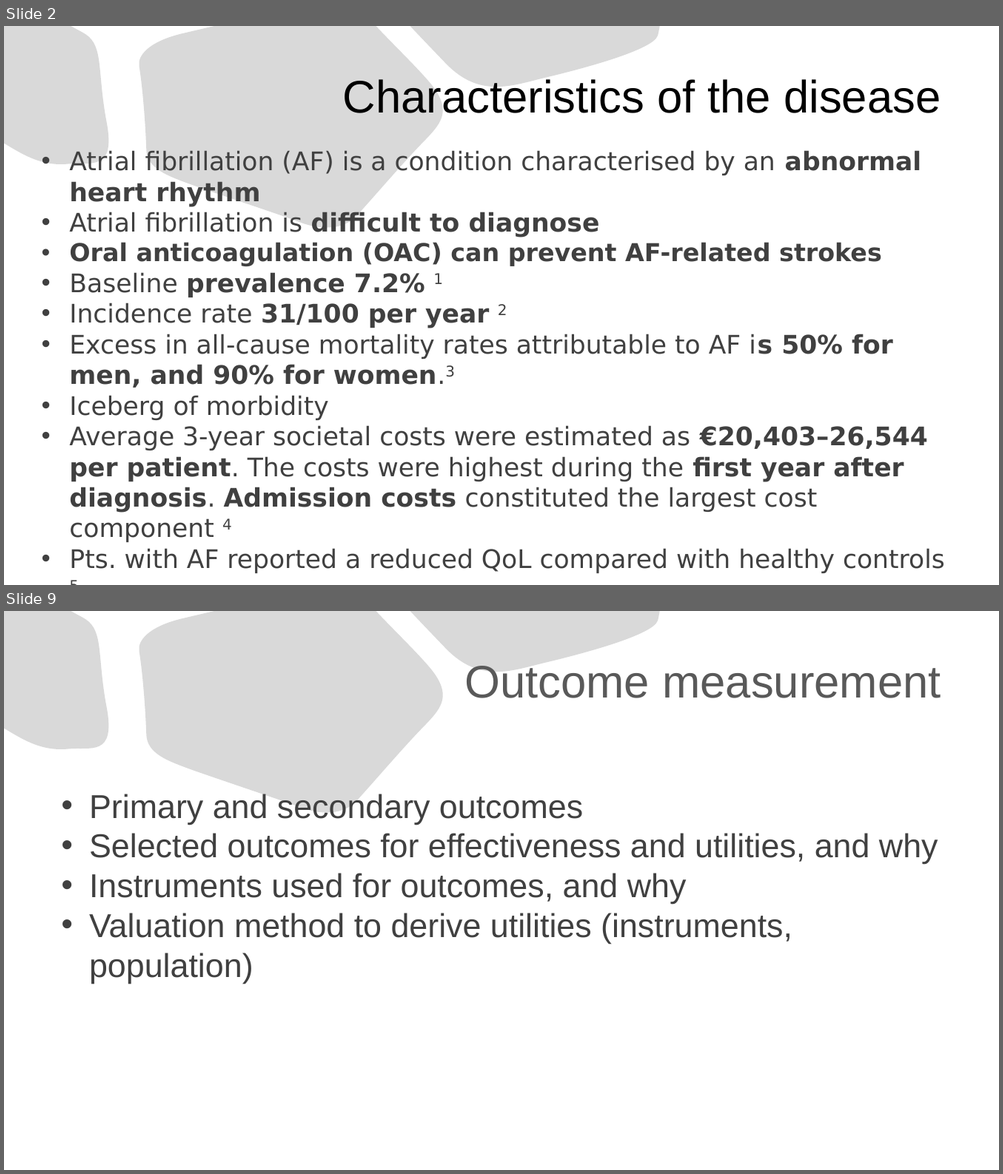
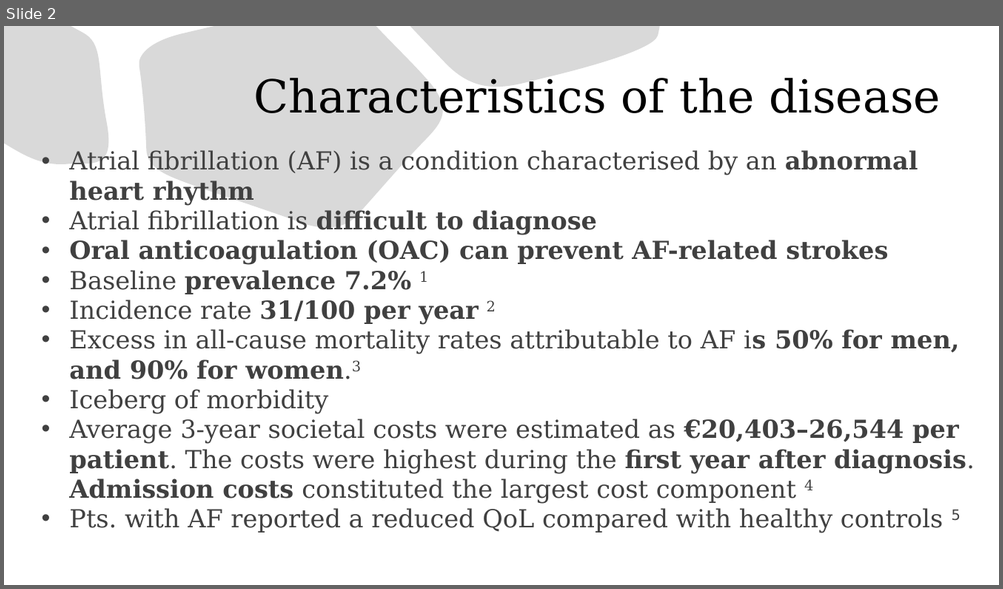
Before and after one commit to kostadinoff/SMU_seminar_in_economic-_evaluation_in_Healthcare, a slide deck: group_assigment/group_assigment.pptx. Shown one above the other, each under a label of ours: slides 2 and 9 before the commit, slide 2 after it; the slides between them are not shown. The pictures are 1003x1174 and 1003x589 pixels, drawn with LibreOffice and Linux fonts; fonts in the diff are those of the drawing. Boxes give left, top, right and bottom in pixels: in the first picture for what was removed or moved away, otherwise in the second. Text is boxed around its words. In the diff, an @@ line names an element or a change of style, - is before the commit and + after.

```diff
--- a/group_assigment/group_assigment.pptx
+++ b/group_assigment/group_assigment.pptx
@@ slide 9 removed at (4, 611, 999, 1170), background #FFFFFF; not listed: 3 template elements that a slide beside it also shows @@
@@ title removed at (464, 666, 940, 698) @@
-Outcome measurement
@@ text removed at (89, 794, 938, 984) @@
-• Primary and secondary outcomes
-• Selected outcomes for effectiveness and utilities, and why
-• Instruments used for outcomes, and why
-• Valuation method to derive utilities (instruments, population)
@@ slide 2 changed as well @@
@@ title "Characteristics of the disease" at (254, 78, 940, 113): font Arial to DejaVu Serif @@
@@ text "Atrial fibrillation (AF) is a ..." at (69, 150, 974, 534): size 24.7 to 24 pt, font DejaVu Sans to DejaVu Serif; size 23.8 to 24 pt in "Oral anticoagulation (OAC) can prevent AF-related strokes" @@
```
Also in this commit, not shown: 5 other slides changed, 7 slides added, 6 other slides removed, 9 other files.
